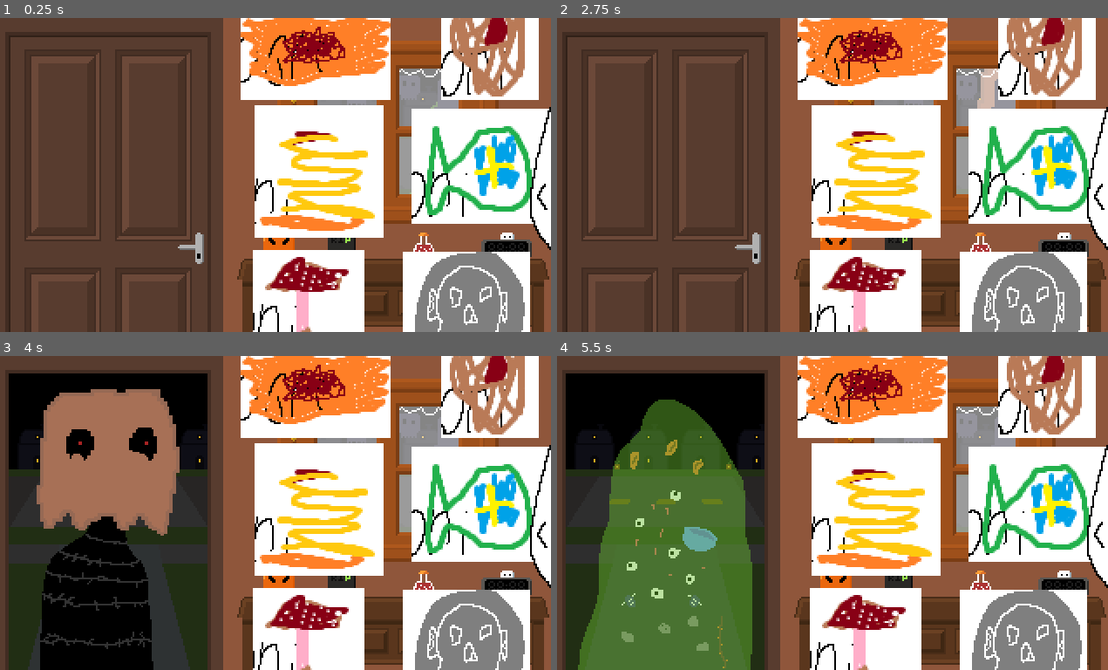
Above: before the commit, frames 1-4 (two rows, left to right).
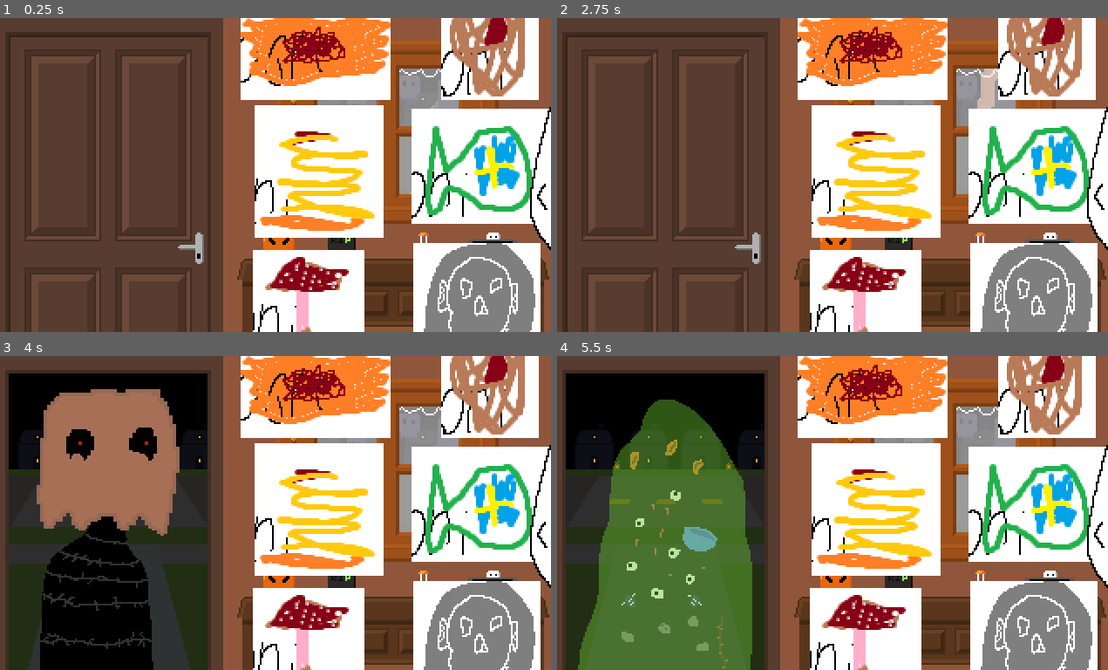
Above: after the commit, the same moments.

Repository: Ect0plasm/halloweenJam
Game: Godot game, scene res://Scenes/node_2d.tscn
Same seed, same stepped clock (60 frames per second), same inputs: the game is played once before the commit and once after it.
Inputs (mouse positions are in pixels of both pictures, inside the frame that each line leads up to; where the layout moved, square brackets give the same spot in the first picture):
- Up to frame 1 (0.25 s): no input
- Up to frame 2 (2.75 s): click (871, 46) at 0.5 s; click (1052, 36) at 1.25 s; click (876, 171) at 2 s
- Up to frame 3 (4 s): click (484, 503) at 2.75 s; click (308, 638) at 3.5 s
- Up to frame 4 (5.5 s): click (1036, 660) [1025, 666] at 4.25 s; click (871, 384) at 5 s

The runs differ from the first frame. In frame 1, 3.6% of the frame differs, in the area x 73-99%, y 68-100%; in frame 2, 3.6%; in frame 3, 3.6%; in frame 4, 3.6%.

Commit message:
feat: clock

Diff:
--- /dev/null
+++ b/Scenes/Clock.tres
@@ -0,0 +1,18 @@
+[gd_resource type="SpriteFrames" load_steps=3 format=3 uid="uid://b3b6glxvjc7qk"]
+
+[ext_resource type="Texture2D" uid="uid://btdka54a86tsk" path="res://Assets/Sprites/Bg/clock.png" id="1_leuc8"]
+
+[sub_resource type="AtlasTexture" id="AtlasTexture_y4jxp"]
+atlas = ExtResource("1_leuc8")
+region = Rect2(0, 0, 29, 15)
+
+[resource]
+animations = [{
+"frames": [{
+"duration": 1.0,
+"texture": SubResource("AtlasTexture_y4jxp")
+}],
+"loop": true,
+"name": &"default",
+"speed": 5.0
+}]
--- a/Scenes/node_2d.tscn
+++ b/Scenes/node_2d.tscn
@@ -15,6 +15,7 @@
 [ext_resource type="Texture2D" uid="uid://77yb0cfugvrc" path="res://Assets/Sprites/Bg/bg.png" id="11_he4j0"]
 [ext_resource type="Texture2D" uid="uid://bmerh5yk0lu1v" path="res://Assets/Sprites/Bg/fg.png" id="12_85gyg"]
 [ext_resource type="Texture2D" uid="uid://dl3e45uyla41f" path="res://Assets/Sprites/candy/skull.png" id="12_c32x4"]
+[ext_resource type="SpriteFrames" uid="uid://b3b6glxvjc7qk" path="res://Scenes/Clock.tres" id="16_fg7i4"]
 
 [node name="Node2D" type="Node2D"]
 
@@ -66,10 +67,10 @@
 texture_normal = ExtResource("4_chwn1")
 
 [node name="Skull" type="TextureButton" parent="Candy"]
-offset_left = 235.0
-offset_top = 134.0
-offset_right = 308.0
-offset_bottom = 224.0
+offset_left = 241.0
+offset_top = 129.0
+offset_right = 314.0
+offset_bottom = 219.0
 texture_normal = ExtResource("12_c32x4")
 
 [node name="Background" type="Node" parent="."]
@@ -97,6 +98,13 @@
 open = Vector2(200, 0)
 speed = 0.2
 
+[node name="Door" type="AnimatedSprite2D" parent="."]
+position = Vector2(66, 95)
+
+[node name="Clock" type="AnimatedSprite2D" parent="."]
+position = Vector2(286.5, 130.5)
+sprite_frames = ExtResource("16_fg7i4")
+
 [connection signal="pressed" from="Candy/Bar" to="GameController" method="button_pressed" binds= ["Fish"]]
 [connection signal="pressed" from="Candy/Cookie" to="GameController" method="button_pressed" binds= ["Cookie"]]
 [connection signal="pressed" from="Candy/Corn" to="GameController" method="button_pressed" binds= ["Corn"]]
--- /dev/null
+++ b/Scripts/clock.gd
@@ -0,0 +1,8 @@
+extends Node
+
+func _ready() -> void:
+	get_node("GameController").visit.connect(_update)
+
+func _update(value: int):
+	value
+	pass
--- a/Scripts/visitors.gd
+++ b/Scripts/visitors.gd
@@ -5,6 +5,8 @@
 @export_category("Nodes")
 @export var door: Sprite2D
 @export var visitors: Array[PackedScene]
+
+signal visit(count)
 
 var timeout
 var current_visitor
@@ -46,11 +48,11 @@
 		print("good")
 	else:
 		print("bad")
-
+	timeout = true
 	door.set_visible(true)
 	remove_child(current_visitor)
 	visitor_count += 1
-	timeout = true
+	visit.emit(visitor_count)
 	mean = scale()
 	length = clamp(randfn(mean, deviation), mean - 4 * deviation, mean + 4 * deviation)
 	await get_tree().create_timer(length).timeout
Binary file added: Assets/Sprites/Bg/clock.png
Not shown, added: Assets/Sprites/Bg/clock.png.import
Binary file changed: Assets/Sprites/Bg/fg.png
Not shown: 1 places in Scenes/node_2d.tscn that only renumber resources
Not shown, added: Scripts/clock.gd.uid
